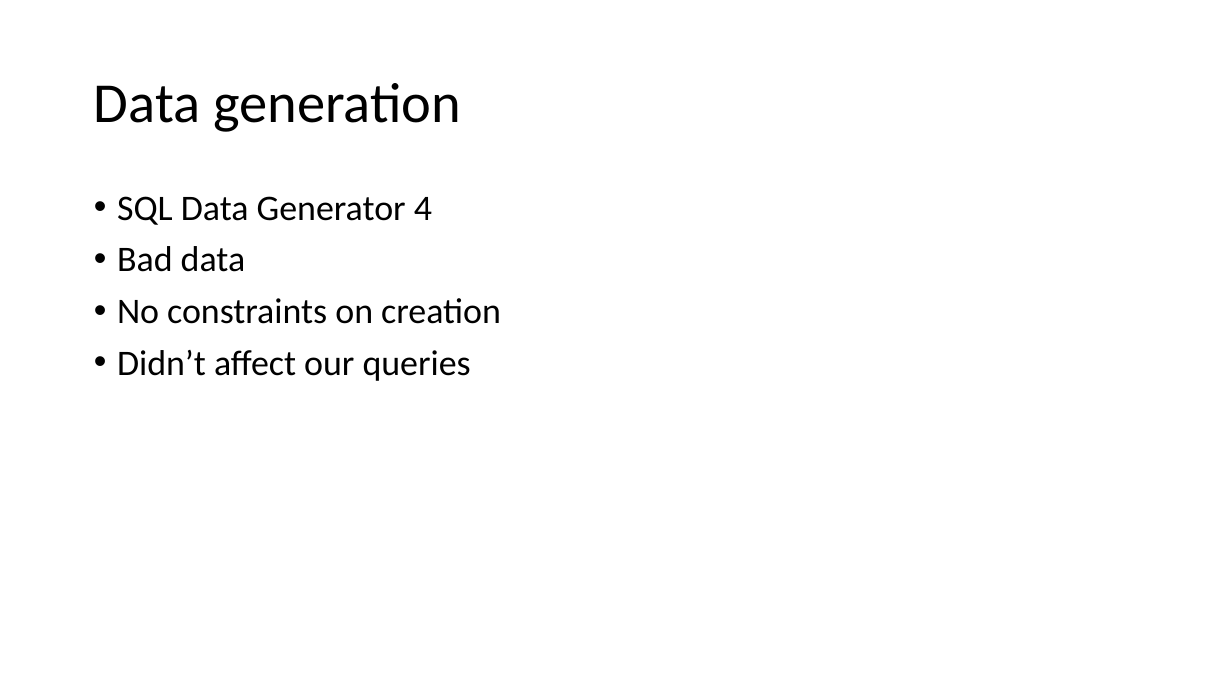
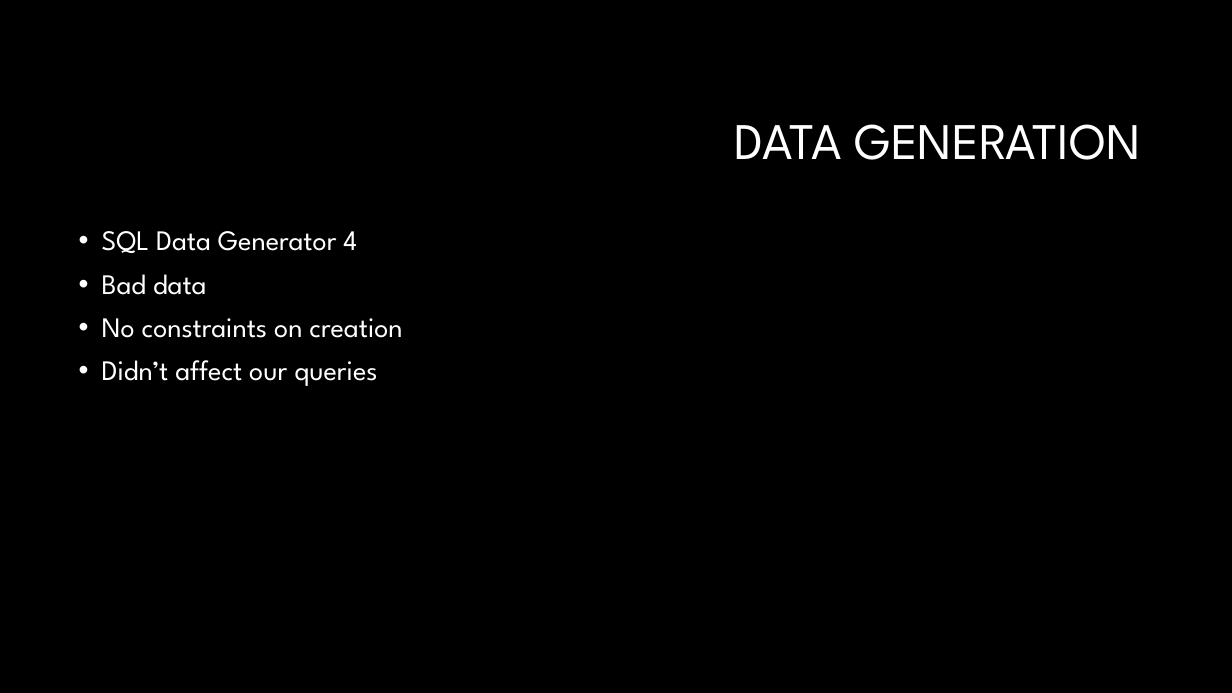
Before and after one commit to AndreasRichardsen/gtl_project, a slide deck: slide 6 of presentation material/Exam Presentation.pptx. Drawn at 1232x693 pixels with LibreOffice and Linux fonts; fonts in the diff are those of the drawing; background and template pictures are left out. Boxes give left, top, right and bottom in pixels: in the first picture for what was removed or moved away, otherwise in the second. Text is boxed around its words. In the diff, an @@ line names an element or a change of style, - is before the commit and + after.

```diff
--- a/presentation material/Exam Presentation.pptx
+++ b/presentation material/Exam Presentation.pptx
@@ background #FFFFFF to #000000 @@
@@ title at bbox=[735, 124, 1140, 160]: text changed; size 44 to 40 pt; font Calibri to League Spartan; text colour #000000 to #FFFFFF @@
-Data generation
+DATA GENERATION
@@ text "SQL Data Generator 4": place and size @@
-text "SQL Data Generator 4" at bbox=[117, 196, 501, 381]
+text "SQL Data Generator 4" at bbox=[102, 231, 402, 386]
@@ text "SQL Data Generator 4" at bbox=[102, 231, 402, 386]: size 28 to 22 pt, font Calibri to League Spartan, text colour #000000 to #FFFFFF @@
```
Also in this commit, not shown: 19 other slides changed, 2 slides added, 2 slides removed.
